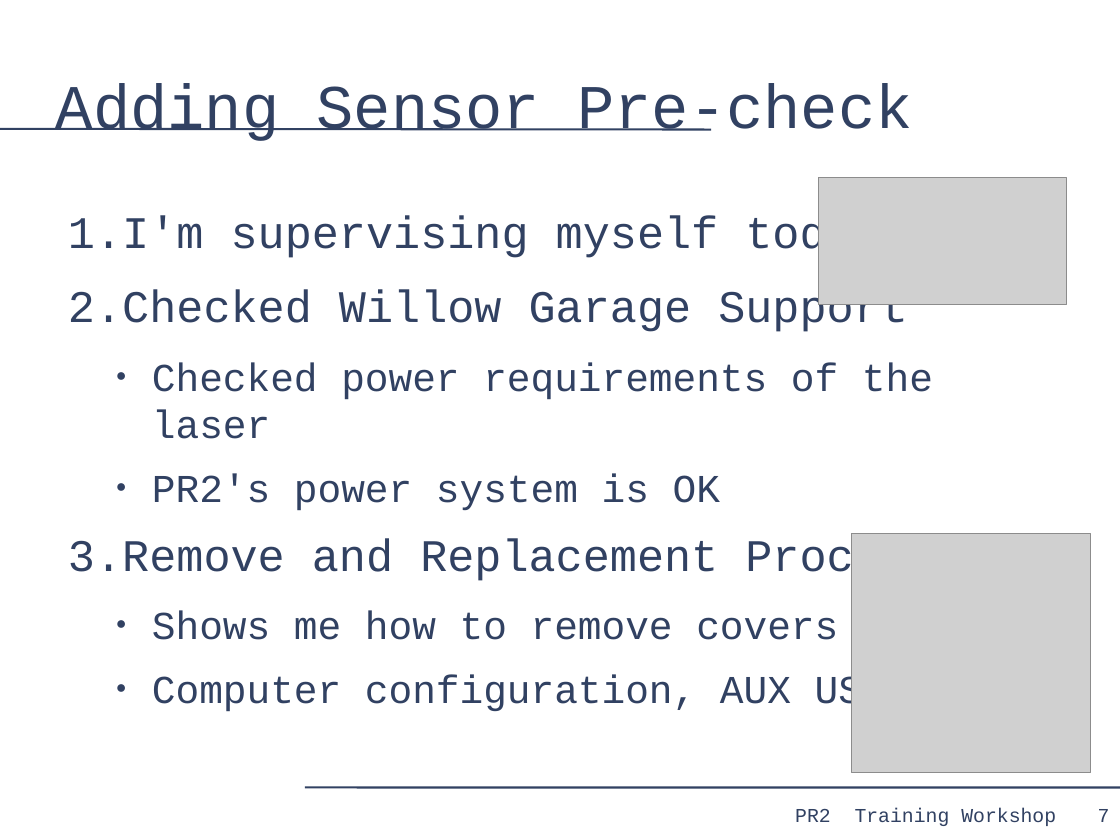
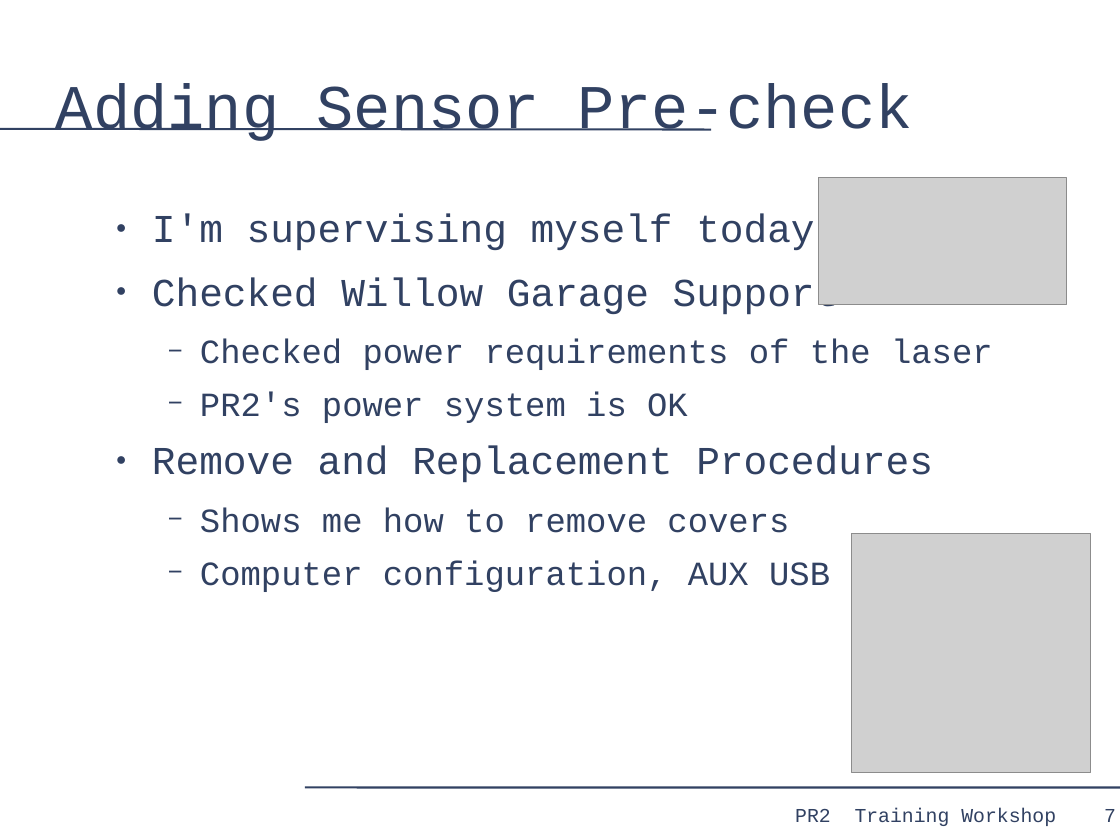
Before and after one commit to PR2/pr2_docs, a slide deck: slide 7 of pr2_training_workshop/modifying_pr2/adding_sensor.odp. Drawn at 1120x840 pixels with LibreOffice and Linux fonts; fonts in the diff are those of the drawing; grey boxes stand for pictures. Boxes give left, top, right and bottom in pixels: in the first picture for what was removed or moved away, otherwise in the second. Text is boxed around its words. In the diff, an @@ line names an element or a change of style, - is before the commit and + after.

Commit message:
Minor formatting changes for modifying PR2 slides

```diff
--- a/pr2_training_workshop/modifying_pr2/adding_sensor.odp
+++ b/pr2_training_workshop/modifying_pr2/adding_sensor.odp
@@ text "I'm supervising myself today" at bbox=[152, 214, 993, 594]: size 32 to 28 pt in "I'm supervising myself today", "Checked Willow Garage Support", "Remove and Replacement Procedures"; size 28 to 24 pt in "Checked power requirements of the laser", "PR2's power system is OK", "Shows me how to remove covers", "Computer configuration, AUX USB port"; bullet 1. to ●; list level 1 to 2 in "I'm supervising myself today"; list level 1 to 2 in "Checked Willow Garage Support"; bullet ● to −; list level 2 to 3 in "Checked power requirements of the ..."; list level 2 to 3 in "PR2's power system is OK"; list level 1 to 2 in "Remove and Replacement Procedures"; list level 2 to 3 in "Shows me how to remove ..."; list level 2 to 3 in "Computer configuration, AUX USB port" @@
@@ page number: place and size @@
-page number at bbox=[1098, 809, 1110, 822]
+page number at bbox=[1104, 809, 1116, 822]
```
Also in this commit, not shown: 16 other slides changed.
